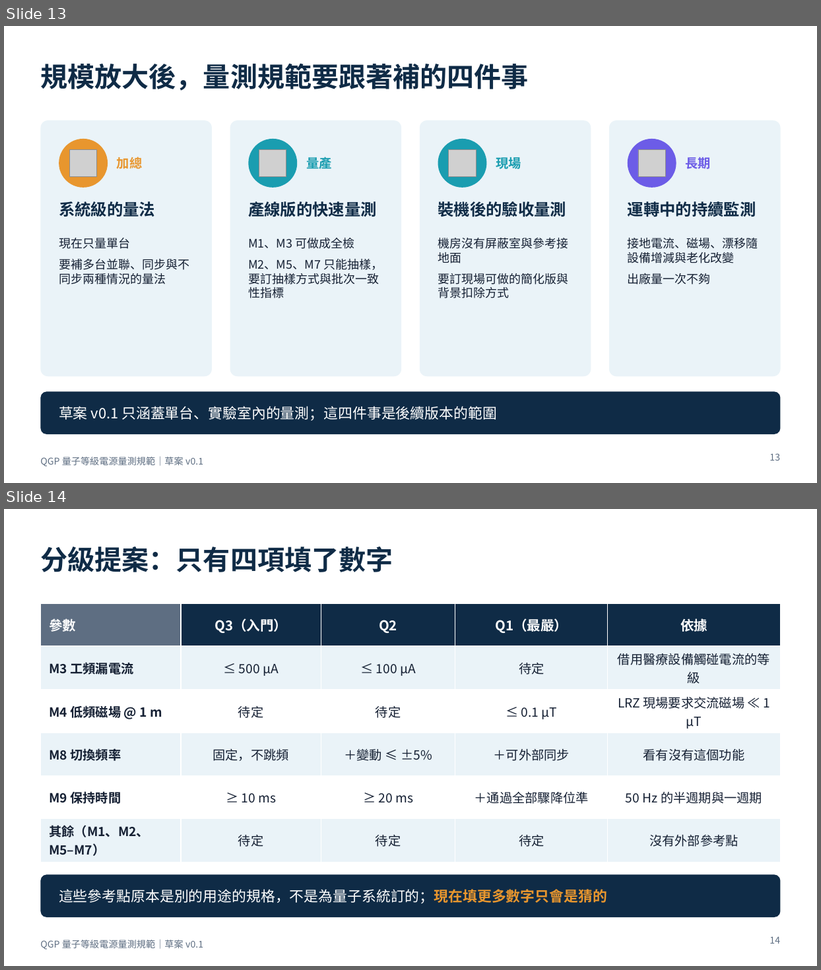
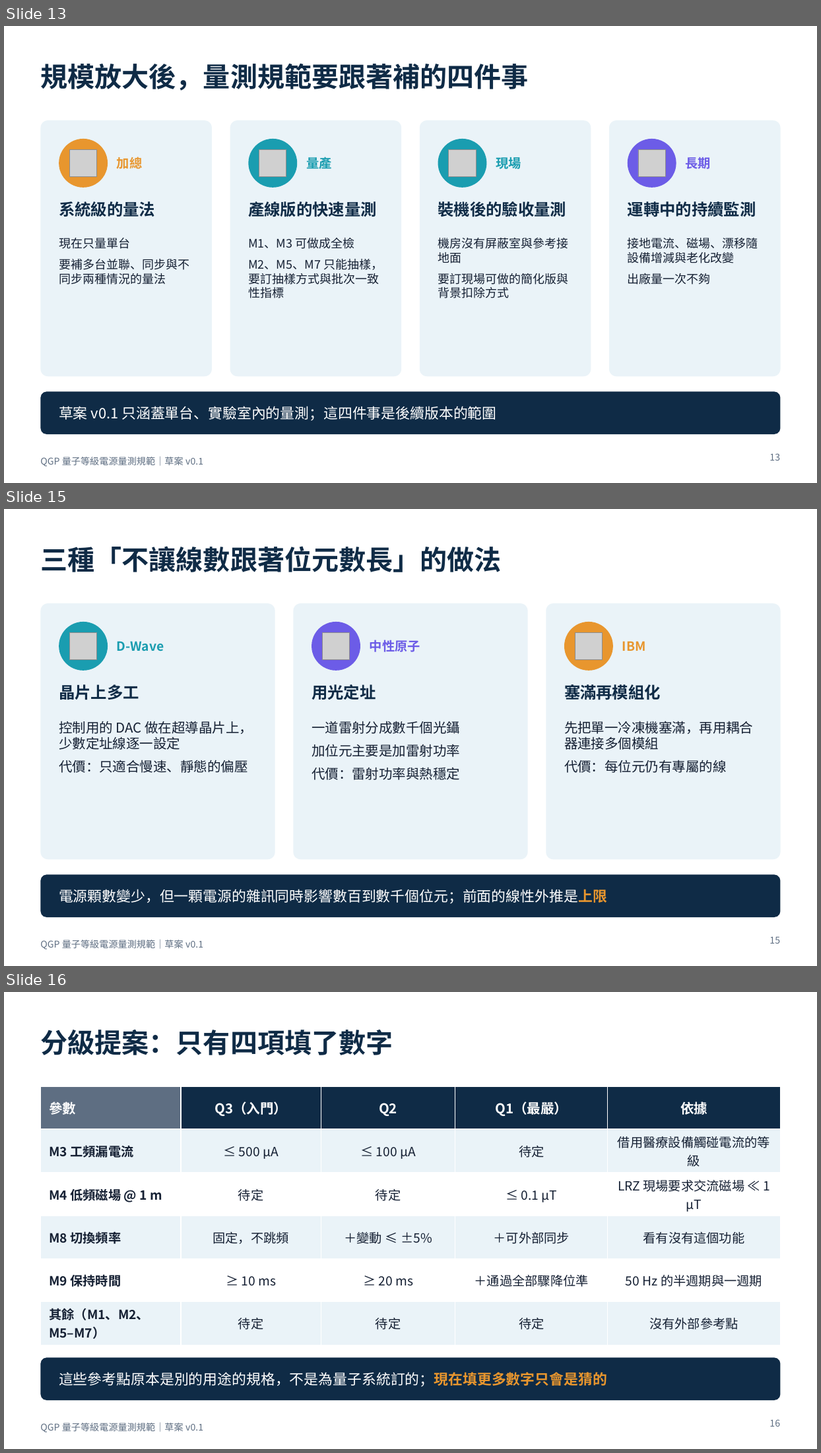
Before and after one commit to pcpcchen-coder/QuantumComputing, a slide deck: slides/output/qgp-measurement-spec.pptx. Shown one above the other, each under a label of ours: slides 13 and 14 before the commit, slides 13, 15 and 16 after it; the slides between them are not shown. The pictures are 821x970 and 821x1453 pixels, drawn with LibreOffice and Linux fonts; fonts in the diff are those of the drawing; grey boxes stand for pictures. Boxes give left, top, right and bottom in pixels: in the first picture for what was removed or moved away, otherwise in the second. Text is boxed around its words. In the diff, an @@ line names an element or a change of style, - is before the commit and + after.

```diff
--- a/slides/output/qgp-measurement-spec.pptx
+++ b/slides/output/qgp-measurement-spec.pptx
@@ slide 15 added at [4,509,817,966], background #FFFFFF; not listed: 1 template element that a slide beside it also shows @@
@@ title added at [40,546,501,572], 32 pt, text #0F2B46, bold @@
+三種「不讓線數跟著位元數長」的做法
@@ rounded rectangle added at [40,603,275,859], fill #EAF3F8 @@
@@ rounded rectangle added at [293,603,527,859], fill #EAF3F8 @@
@@ rounded rectangle added at [547,603,781,859], fill #EAF3F8 @@
@@ ellipse added at [59,622,108,671], fill #1A9DB0 @@
@@ ellipse added at [312,622,360,671], fill #6C5CE7 @@
@@ ellipse added at [564,622,613,671], fill #E8962E @@
@@ picture added at [70,633,97,660] @@
@@ text added at [117,641,164,652], 15 pt, text #1A9DB0, bold @@
+D-Wave
@@ picture added at [322,633,350,660] @@
@@ text added at [370,640,420,652], 15 pt, text #6C5CE7, bold @@
+中性原子
@@ picture added at [575,633,603,660] @@
@@ text added at [622,641,646,651], 15 pt, text #E8962E, bold @@
+IBM
@@ text added at [59,685,139,700], 19 pt, text #0F2B46, bold @@
+晶片上多工
@@ text added at [312,685,376,700], 19 pt, text #0F2B46, bold @@
+用光定址
@@ text added at [564,685,661,700], 19 pt, text #0F2B46, bold @@
+塞滿再模組化
@@ text added at [59,721,253,773], 16 pt, text #152033 @@
+控制用的 DAC 做在超導晶片上，少數定址線逐一設定
+代價：只適合慢速、靜態的偏壓
@@ text added at [312,721,460,780], 16 pt, text #152033 @@
+一道雷射分成數千個光鑷
+加位元主要是加雷射功率
+代價：雷射功率與熱穩定
@@ text added at [564,721,753,773], 16 pt, text #152033 @@
+先把單一冷凍機塞滿，再用耦合器連接多個模組
+代價：每位元仍有專屬的線
@@ rounded rectangle added at [40,875,781,918], fill #0F2B46 @@
@@ text added at [59,889,607,904], 17 pt, text #FFFFFF @@
+電源顆數變少，但一顆電源的雜訊同時影響數百到數千個位元；前面的線性外推是上限
@@ page number added at [770,937,780,944], 11 pt, text #5E6E82 @@
+15
@@ what was slide 14 is now slide 16 @@
@@ page number at [770,1420,780,1427]: text changed @@
-14
+16
```
Also in this commit, not shown: 1 other slide added, 5 other files.
